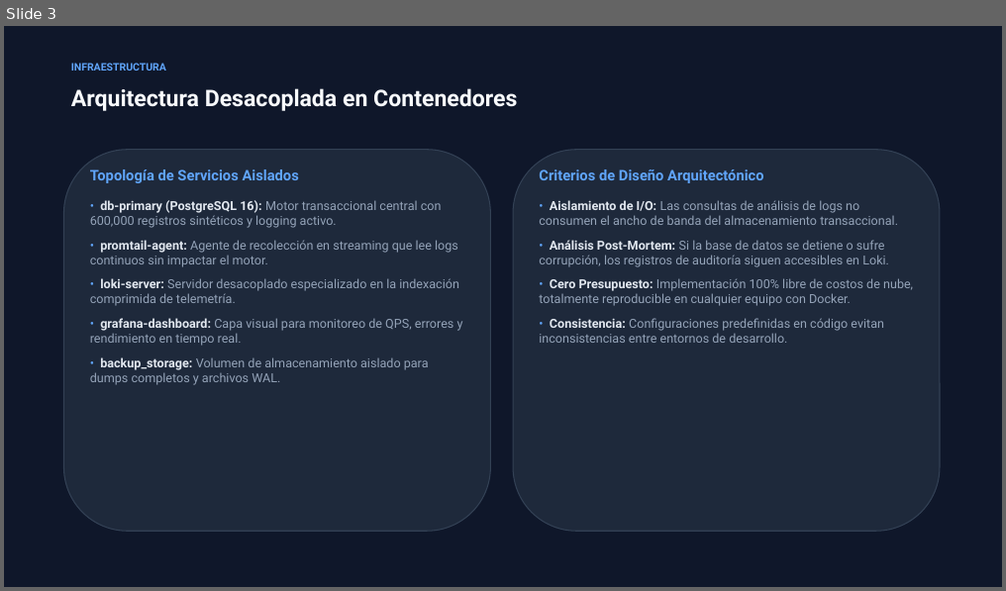
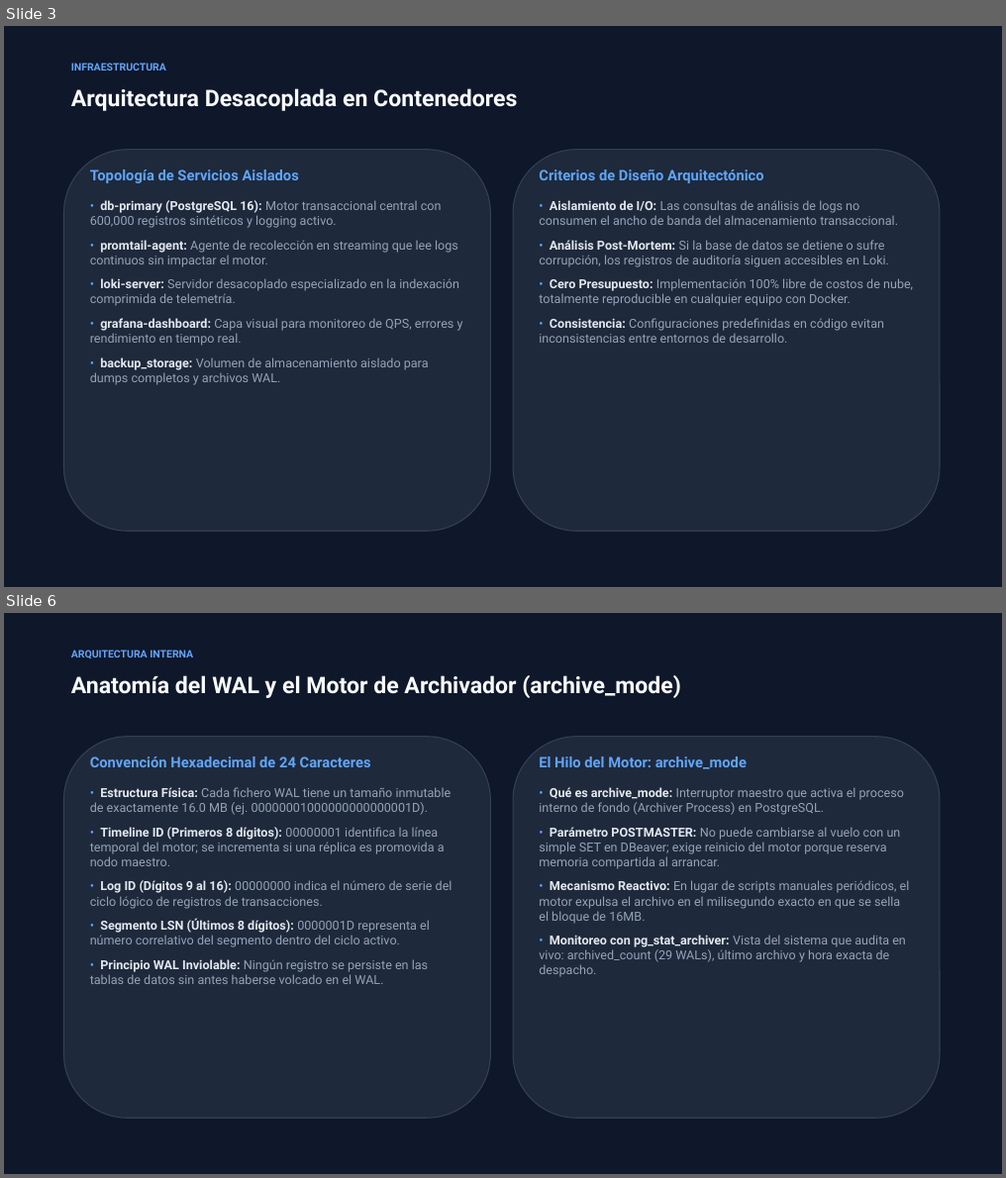
Before and after one commit to EmilyCayambe/Openmetadata, a slide deck: presentacion/Presentacion_Telemetria_Optimizacion.pptx. Shown one above the other, each under a label of ours: slide 3 before the commit, slides 3 and 6 after it; the slides between them are not shown. The pictures are 1006x591 and 1006x1178 pixels, drawn with LibreOffice and Linux fonts; fonts in the diff are those of the drawing. Boxes give left, top, right and bottom in pixels: in the first picture for what was removed or moved away, otherwise in the second. Text is boxed around its words. In the diff, an @@ line names an element or a change of style, - is before the commit and + after.

Commit message:
feat(slides): document archive_mode postmaster context, %p/%f syntax, and archiver process in backup slides

```diff
--- a/presentacion/Presentacion_Telemetria_Optimizacion.pptx
+++ b/presentacion/Presentacion_Telemetria_Optimizacion.pptx
@@ slide 6 added at [4, 613, 1002, 1174], background #FFFFFF @@
@@ rectangle added at [4, 613, 1002, 1174], fill #0F172A @@
@@ text added at [71, 650, 193, 659], 10 pt, text #60A5FA, bold @@
+ARQUITECTURA INTERNA
@@ text added at [71, 675, 681, 698], 22 pt, text #F8FAFC, bold @@
+Anatomía del WAL y el Motor de Archivador (archive_mode)
@@ rounded rectangle added at [63, 737, 491, 1118], fill #1E293B, outline #334155 1 pt @@
@@ text added at [90, 757, 371, 767], 14 pt, text #60A5FA, bold @@
+Convención Hexadecimal de 24 Caracteres
@@ rounded rectangle added at [513, 737, 940, 1118], fill #1E293B, outline #334155 1 pt @@
@@ text added at [539, 757, 746, 769], 14 pt, text #60A5FA, bold @@
+El Hilo del Motor: archive_mode
@@ text added at [90, 787, 452, 984], 12 pt, text #94A3B8 @@
+• Estructura Física: Cada fichero WAL tiene un tamaño inmutable de exactamente 16.0 MB (ej. 00000001000000000000001D).
+• Timeline ID (Primeros 8 dígitos): 00000001 identifica la línea temporal del motor; se incrementa si una réplica es promovida a nodo maestro.
+• Log ID (Dígitos 9 al 16): 00000000 indica el número de serie del ciclo lógico de registros de transacciones.
+• Segmento LSN (Últimos 8 dígitos): 0000001D representa el número correlativo del segmento dentro del ciclo activo.
+• Principio WAL Inviolable: Ningún registro se persiste en las tablas de datos sin antes haberse volcado en el WAL.
@@ text added at [539, 787, 910, 977], 12 pt, text #94A3B8 @@
+• Qué es archive_mode: Interruptor maestro que activa el proceso interno de fondo (Archiver Process) en PostgreSQL.
+• Parámetro POSTMASTER: No puede cambiarse al vuelo con un simple SET en DBeaver; exige reinicio del motor porque reserva memoria compartida al arrancar.
+• Mecanismo Reactivo: En lugar de scripts manuales periódicos, el motor expulsa el archivo en el milisegundo exacto en que se sella el bloque de 16MB.
+• Monitoreo con pg_stat_archiver: Vista del sistema que audita en vivo: archived_count (29 WALs), último archivo y hora exacta de despacho.
```
Also in this commit, not shown: 2 slides changed, 2 other slides added, 1 other file.
